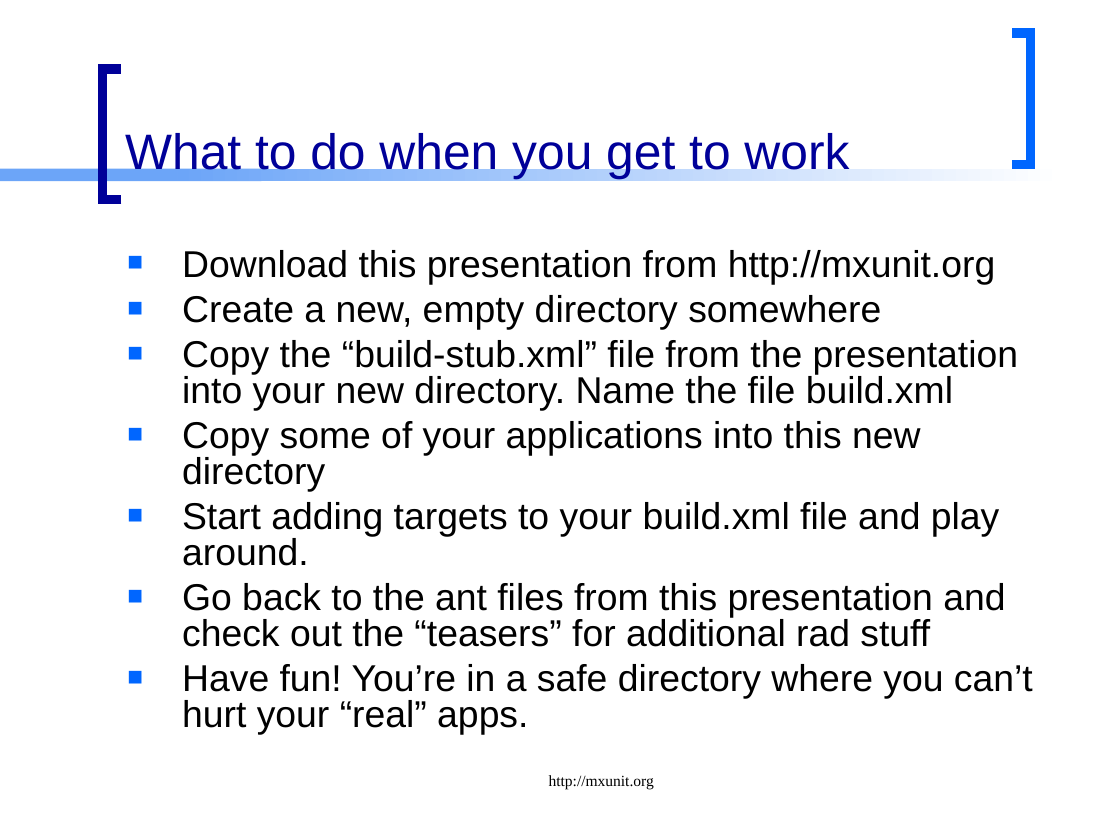
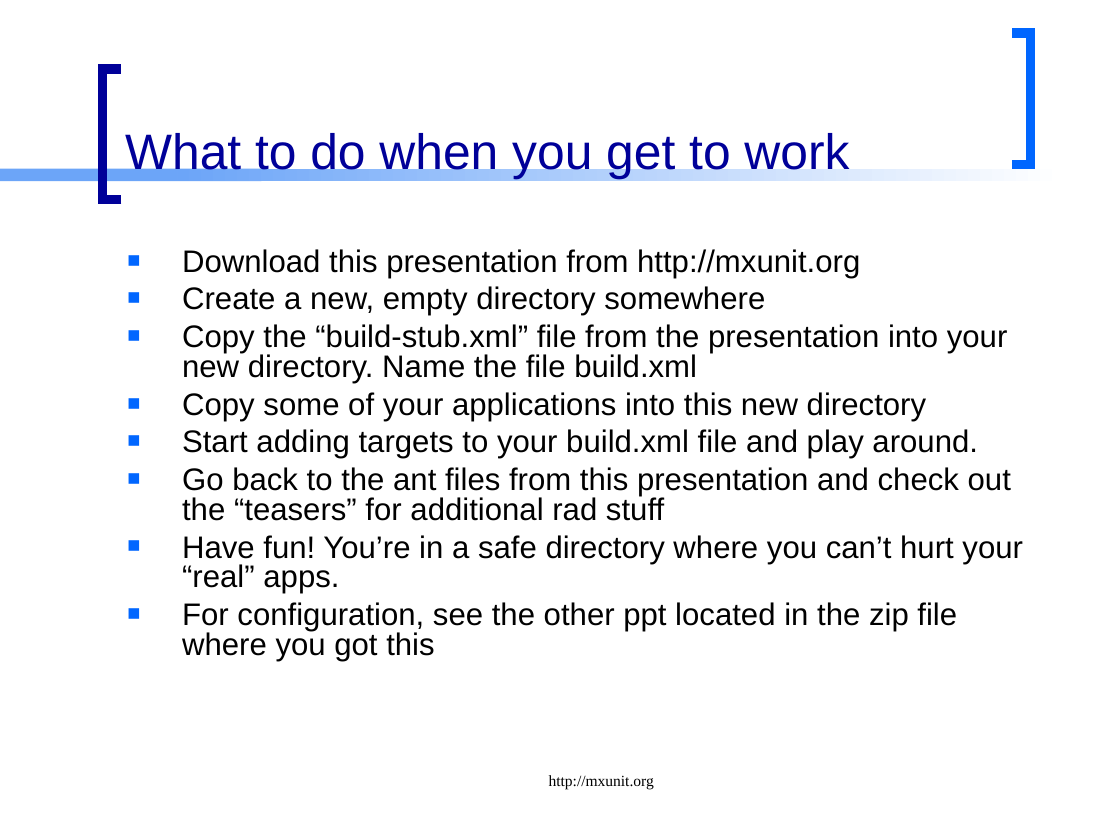
Before and after one commit to marcesher/mxunit-cfmeetups, a slide deck: slide 10 of AntCFUnited/ppt/CFUnited - ANT.ppt (slide 9 before the commit). Drawn at 1120x840 pixels with LibreOffice and Linux fonts; fonts in the diff are those of the drawing. Boxes give left, top, right and bottom in pixels: in the first picture for what was removed or moved away, otherwise in the second. Text is boxed around its words. In the diff, an @@ line names an element or a change of style, - is before the commit and + after.

```diff
--- a/AntCFUnited/ppt/CFUnited - ANT.ppt
+++ b/AntCFUnited/ppt/CFUnited - ANT.ppt
@@ text at (x1=182, y1=249, x2=1023, y2=594): size 24 to 20 pt in "Download this presentation from http://mxunit.org", "Create a new, empty directory somewhere", "Copy the “build-stub.xml” file from the presentation ...", "Copy some of your applications into this ..." and 3 more places; less space between paragraphs @@
@@ text at (x1=182, y1=602, x2=957, y2=661): paragraph added @@
+■ For configuration, see the other ppt located in the zip file where you got this
```
Also in this commit, not shown: 1 other slide changed, 2 other files.
